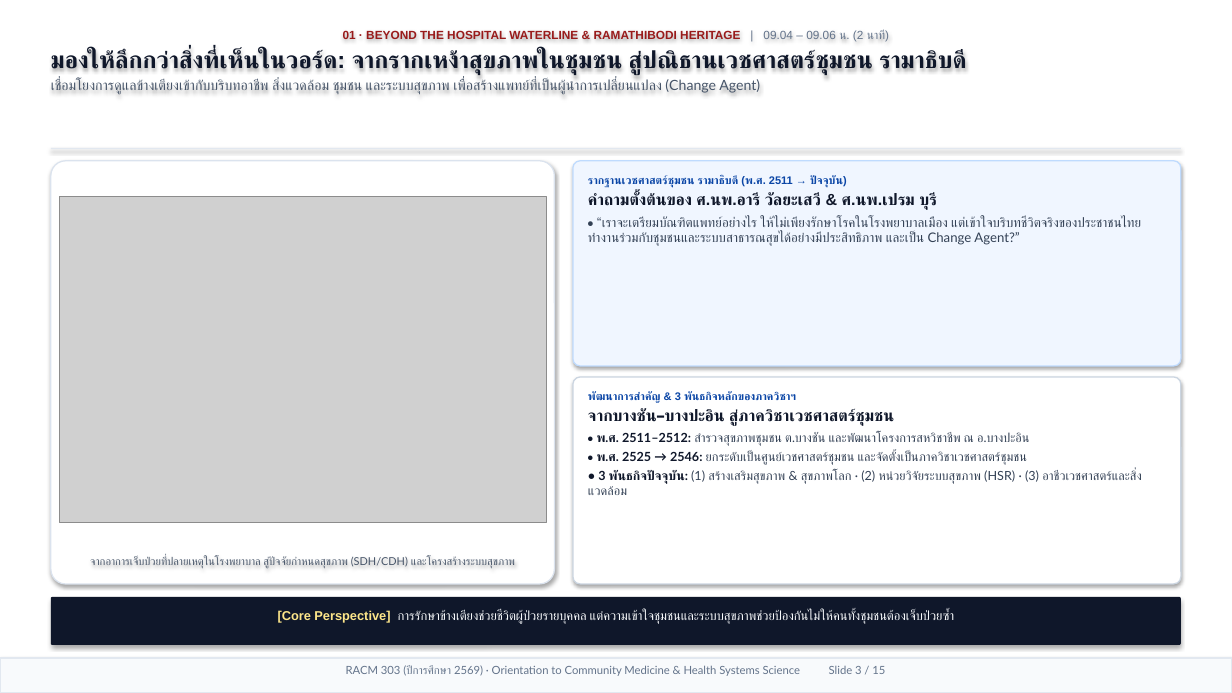
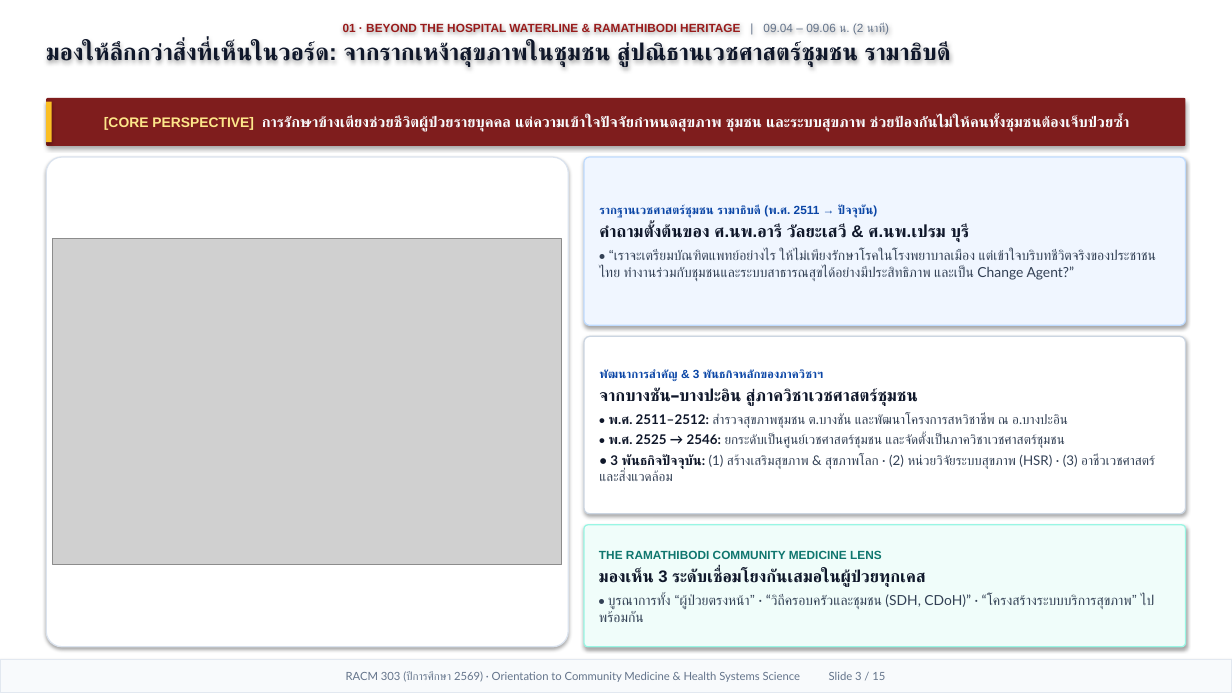
Before and after one commit to smartwoo/racm303-2569-faculty-member, a slide deck: slide 3 of exports/pptx/RACM303_2569_Orientation_Slides.pptx. Drawn at 1232x693 pixels with LibreOffice and Linux fonts; fonts in the diff are those of the drawing; grey boxes stand for pictures. Boxes give left, top, right and bottom in pixels: in the first picture for what was removed or moved away, otherwise in the second. Text is boxed around its words. In the diff, an @@ line names an element or a change of style, - is before the commit and + after.

Commit message:
feat(orientation): upgrade all 15 slides with top key-message banners, full-space Nano Banana visuals, optimized typography & Apple Keynote motion

```diff
--- a/exports/pptx/RACM303_2569_Orientation_Slides.pptx
+++ b/exports/pptx/RACM303_2569_Orientation_Slides.pptx
@@ text "01 · BEYOND THE HOSPITAL ...": place and size @@
-text "01 · BEYOND THE HOSPITAL ..." at [51,30,965,95]
+text "01 · BEYOND THE HOSPITAL ..." at [46,22,949,67]
@@ text "01 · BEYOND THE HOSPITAL ..." at [46,22,949,67]: size 18.5 to 18.2 pt in "มองให้ลึกกว่าสิ่งที่เห็นในวอร์ด: จากรากเหง้าสุขภาพในชุมชน สู ..."; less space between paragraphs @@
@@ text at [51,79,760,95]: paragraph removed @@
-เชื่อมโยงการดูแลข้างเตียงเข้ากับบริบทอาชีพ สิ่งแวดล้อม ชุมชน และระบบสุขภาพ เพื่อสร้างแพทย์ที่เป็นผู้นำการเปลี่ยนแปลง (Change Agent)
@@ rounded rectangle "[CORE PERSPECTIVE] การรักษาข้างเตียงช่วยชีวิตผู้ป่วยรายบุคคล ...": place and size @@
-rounded rectangle "[CORE PERSPECTIVE] การรักษาข้างเตียงช่วยชีวิตผู้ป่วยรายบุคคล ..." at [51,597,1181,645]
+rounded rectangle "[CORE PERSPECTIVE] การรักษาข้างเตียงช่วยชีวิตผู้ป่วยรายบุคคล ..." at [46,98,1186,146]
@@ rounded rectangle "[CORE PERSPECTIVE] การรักษาข้างเตียงช่วยชีวิตผู้ป่วยรายบุคคล ..." at [46,98,1186,146]: vertical alignment top to middle; fill #0F172A to #7F1D1D; proportions changed @@
@@ rectangle added at [46,102,52,142], fill #FBBF24 @@
@@ text in rounded rectangle at [104,116,1129,132]: text changed; size 10 to 11.6 pt; font Lato to Arial; bold on @@
-[Core Perspective] การรักษาข้างเตียงช่วยชีวิตผู้ป่วยรายบุคคล แต่ความเข้าใจชุมชนและระบบสุขภาพช่วยป้องกันไม่ให้คนทั้งชุมชนต้องเจ็บป่วยซ้ำ
+[CORE PERSPECTIVE] การรักษาข้างเตียงช่วยชีวิตผู้ป่วยรายบุคคล แต่ความเข้าใจปัจจัยกำหนดสุขภาพ ชุมชน และระบบสุขภาพ ช่วยป้องกันไม่ให้คนทั้งชุมชนต้องเจ็บป่วยซ้ำ
@@ rectangle removed at [51,148,1181,149] @@
@@ rounded rectangle: place and size @@
-rounded rectangle at [51,161,555,584]
+rounded rectangle at [46,157,568,647]
@@ rounded rectangle at [46,157,568,647]: proportions changed @@
@@ rounded rectangle "รากฐานเวชศาสตร์ชุมชน รามาธิบดี (พ.ศ. 2511 → ...": place and size @@
-rounded rectangle "รากฐานเวชศาสตร์ชุมชน รามาธิบดี (พ.ศ. 2511 → ..." at [573,161,1181,366]
+rounded rectangle "รากฐานเวชศาสตร์ชุมชน รามาธิบดี (พ.ศ. 2511 → ..." at [584,157,1186,325]
@@ rounded rectangle "รากฐานเวชศาสตร์ชุมชน รามาธิบดี (พ.ศ. 2511 → ..." at [584,157,1186,325]: size 8.6 to 9.2 pt in "รากฐานเวชศาสตร์ชุมชน รามาธิบดี (พ.ศ. 2511 → ปัจจุบัน)"; size 12.5 to 13.2 pt in "คำถามตั้งต้นของ ศ.นพ.อารี วัลยะเสวี & ศ.นพ.เปรม บุรี"; size 10.3 to 10.8 pt in "• “เราจะเตรียมบัณฑิตแพทย์อย่างไร ให้ไม่เพียงรักษาโรคในโรงพยา ..."; vertical alignment top to middle; proportions changed @@
@@ picture: place and size @@
-picture at [59,196,546,523]
+picture at [53,239,562,566]
@@ rounded rectangle "พัฒนาการสำคัญ & 3 พันธกิจหลักของภาควิชาฯ": place and size @@
-rounded rectangle "พัฒนาการสำคัญ & 3 พันธกิจหลักของภาควิชาฯ" at [573,377,1181,584]
+rounded rectangle "พัฒนาการสำคัญ & 3 พันธกิจหลักของภาควิชาฯ" at [584,336,1186,514]
@@ rounded rectangle "พัฒนาการสำคัญ & 3 พันธกิจหลักของภาควิชาฯ" at [584,336,1186,514]: size 8.6 to 9.2 pt in "พัฒนาการสำคัญ & 3 พันธกิจหลักของภาควิชาฯ"; size 12.5 to 13 pt in "จากบางชัน–บางปะอิน สู่ภาควิชาเวชศาสตร์ชุมชน"; size 9.8 to 10.4 pt in "• พ.ศ. 2511–2512: สำรวจสุขภาพชุมชน ต.บางชัน และพัฒนาโครงการส ...", "• พ.ศ. 2525 → 2546: ยกระดับเป็นศูนย์เวชศาสตร์ชุมชน และจัดตั้ ...", "• 3 พันธกิจปัจจุบัน: (1) สร้างเสริมสุขภาพ & สุขภาพโลก ..."; vertical alignment top to middle; proportions changed @@
@@ rounded rectangle added at [584,525,1186,647], fill #F0FDFA, outline #99F6E4 1 pt, 10.8 pt, text #334155 @@
+THE RAMATHIBODI COMMUNITY MEDICINE LENS
+มองเห็น 3 ระดับเชื่อมโยงกันเสมอในผู้ป่วยทุกเคส
+• บูรณาการทั้ง “ผู้ป่วยตรงหน้า” · “วิถีครอบครัวและชุมชน (SDH, CDoH)” · “โครงสร้างระบบบริการสุขภาพ” ไปพร้อมกัน
@@ text removed at [90,556,515,568] @@
-จากอาการเจ็บป่วยที่ปลายเหตุในโรงพยาบาล สู่ปัจจัยกำหนดสุขภาพ (SDH/CDH) และโครงสร้างระบบสุขภาพ
@@ rectangle "RACM 303 (ปีการศึกษา 2569) · ..." at [0,660,1232,693]: vertical alignment top to middle @@
```
Also in this commit, not shown: 14 other slides changed, 20 other files.
